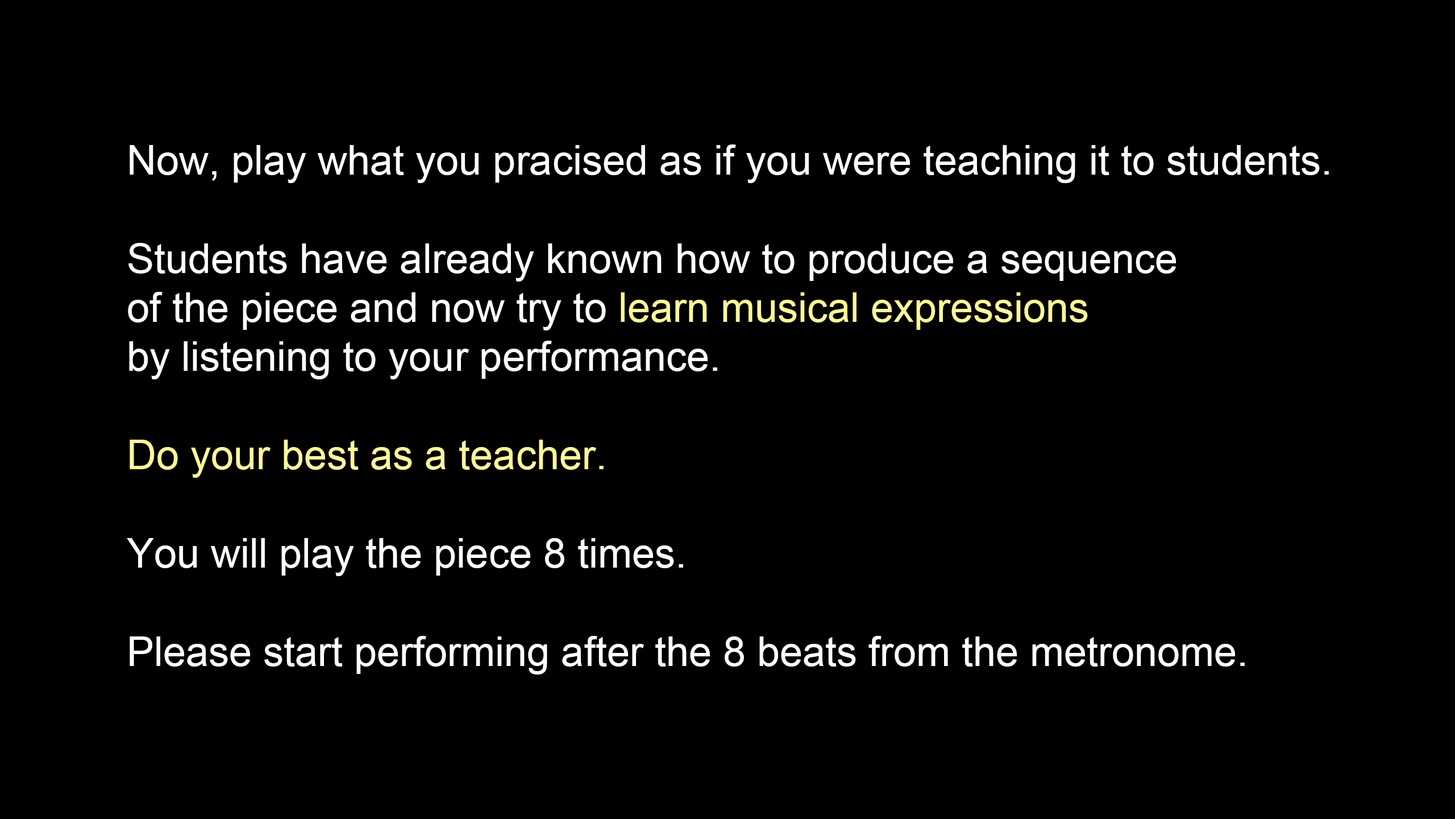
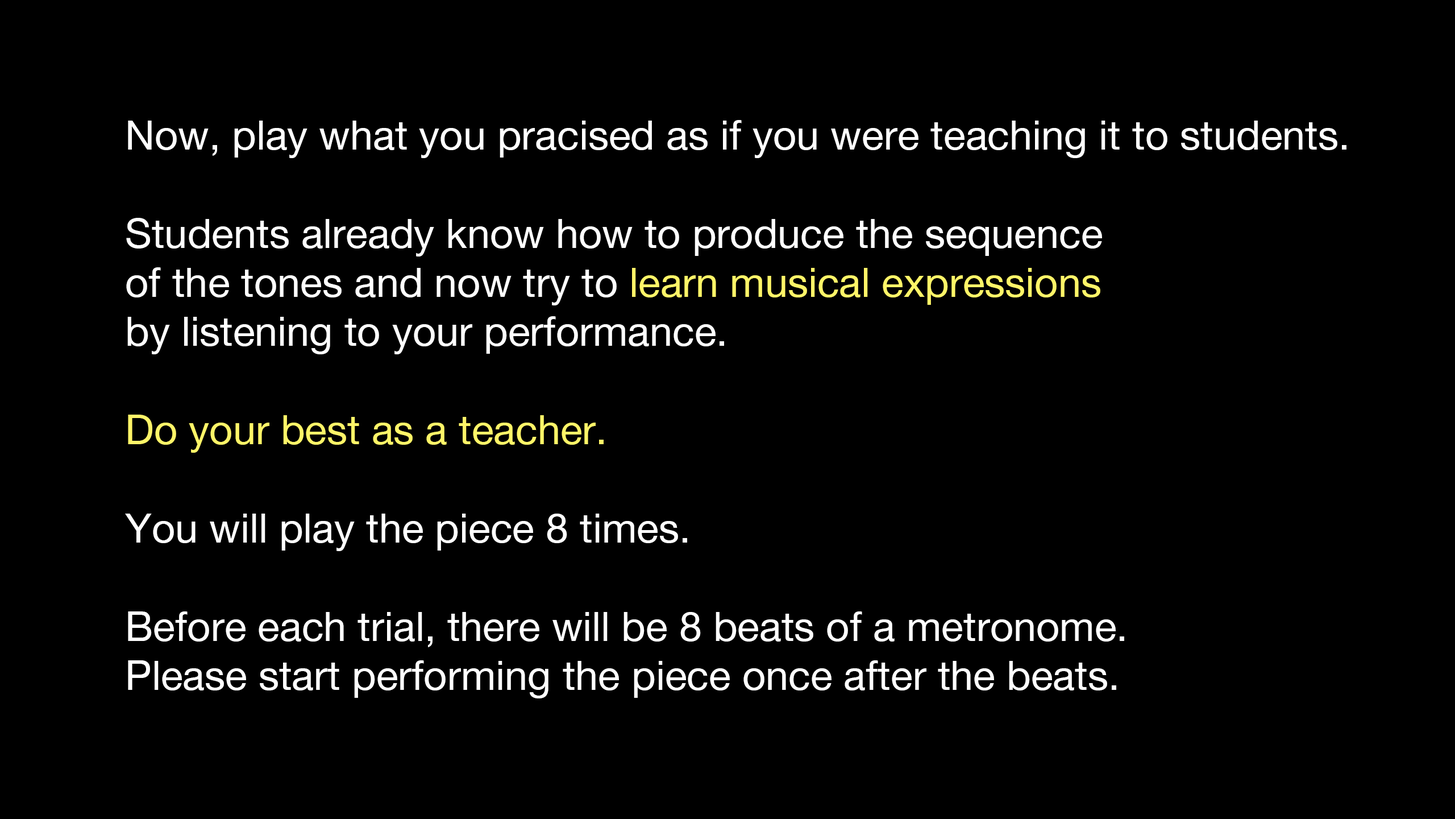
Layered file, before and after one edit (1455px x 819px). Changes by layer:
painted on "Now, play what you pracised as if you were teaching it to stude" over bbox(125, 119, 1347, 699)
